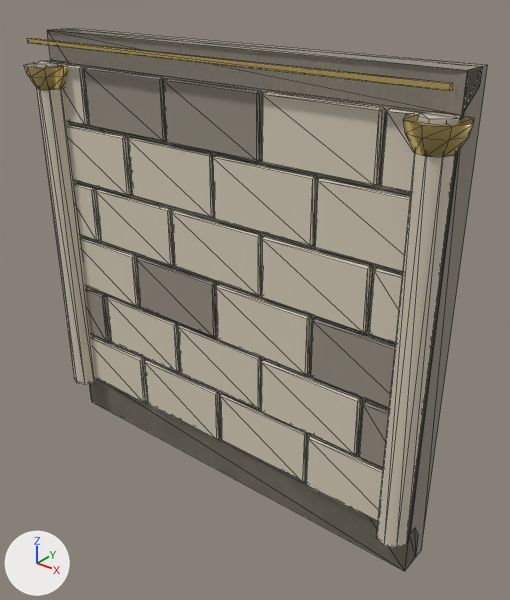
Renders of the glTF model maze3d/kits/basilica/models/wall_bb_stone2.glb from each side of a commit.
The view is the same before and after, from a 50 mm lens placed at (3.73, -4.15, 4.6), pointed at (0.28, 0.16, 1.92). The axes (+X, +Y, +Z) are drawn at lower left. The lights are the same throughout. The picture after the commit comes second. Mesh edges are drawn as thin lines. Vertices at exactly the same position are counted once.

The scene before the commit, as lines of its bpy script (objects in view):
```python
me_wall = bpy.data.meshes.new('wall')
me_wall.from_pydata(...)  # 769 vertices, 1396 faces; spans x -2.12..2.12, y -0.32..0.3, z 0.0..4.0
# faces by material slot: [288, 1008, 100]
me_wall.materials.append(mat_lime_dark)  # grey #958e81
me_wall.materials.append(mat_lime)  # pale yellow #d4cbb8
me_wall.materials.append(mat_gold)  # yellow #ffe290
ob_wall_bb_stone2 = bpy.data.objects.new('wall_bb_stone2', me_wall)
ob_wall_bb_stone2.location = (0.0, 0.0, 0.0)
```
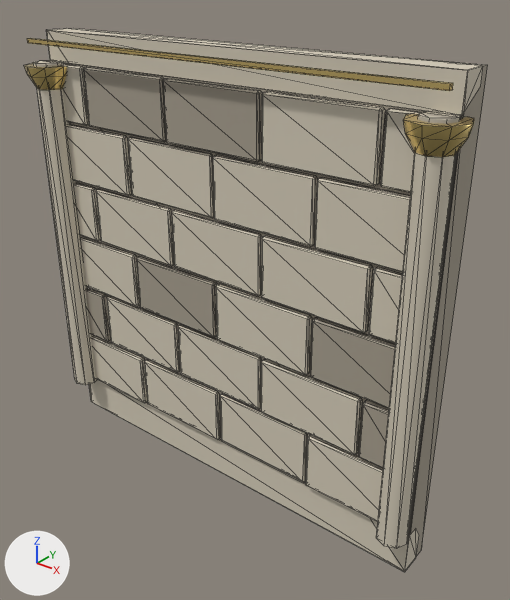
Changed parts and their boxes (x1, y1, x2, y2) in the pictures (510 x 600 px; the box of a moved part takes in the faces that stretch with it):
'wall_bb_stone2', reshaped: before (24, 28, 488, 571); after (24, 28, 488, 572)
part 1 of me_wall, moved or reshaped: before (90, 379, 401, 569); after (89, 379, 403, 571)

What the commit changed:
me_wall is used by ob_wall_bb_stone2; location (0.0, 0.0, 0.0).
me_wall had 769 vertices, 1396 faces and spanned x -2.12..2.12, y -0.32..0.3, z 0.0..4.0.
me_wall now has 770 vertices, 1396 faces and spans x -2.12..2.12, y -0.32..0.3, z 0.0..4.0.
Part 1, on me_wall:
5 faces are deleted.
1 vertex is added at (-2.0, 0.0, 0.0).
5 new faces join them, mat_lime (pale yellow #d4cbb8).
